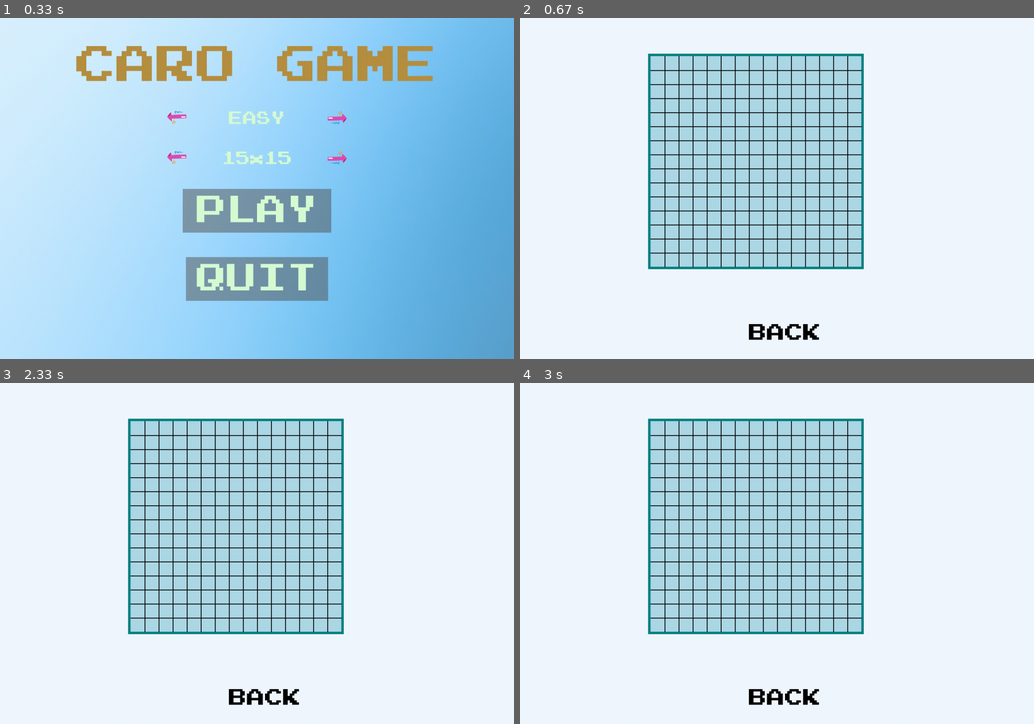
Above: before the commit, frames 1-4 (two rows, left to right).
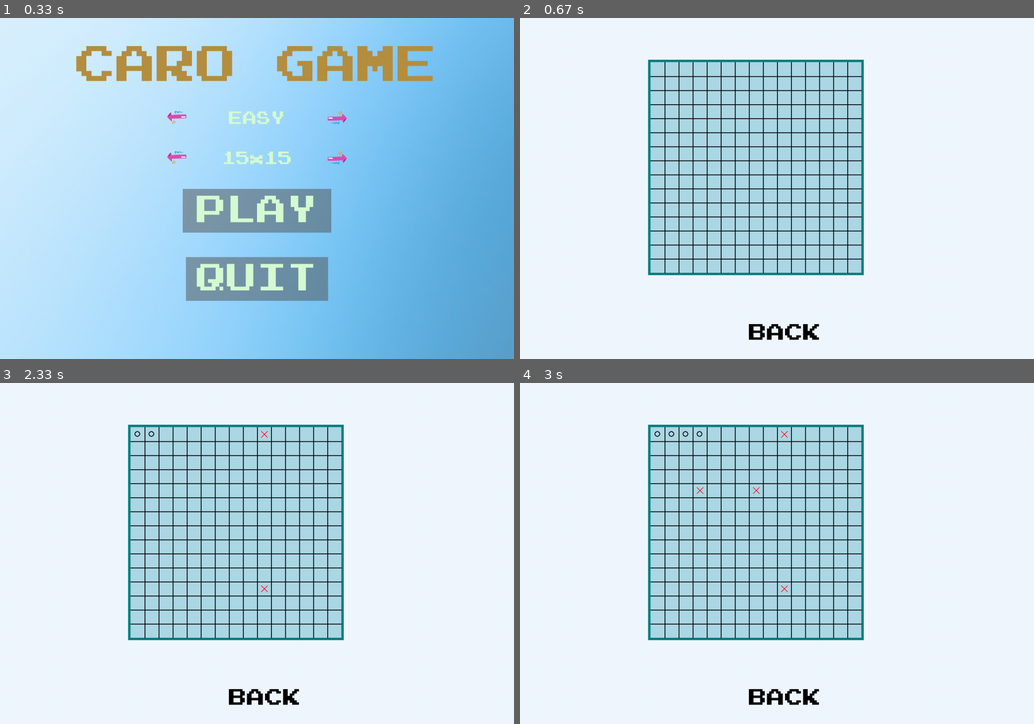
Above: after the commit, the same moments.

Repository: HuyHoang04/Caro-pygame
Game: pygame game, started from Frontend/menu/menu.py
Two runs of this game, one before a commit and one after it. Both use one fixed random seed, a clock stepped at 60 frames per second and the inputs below.
Inputs (mouse positions are in pixels of both pictures, inside the frame that each line leads up to):
- Up to frame 1 (0.33 s): no input
- Up to frame 2 (0.67 s): click (756, 202) at 0.38 s
- Up to frame 3 (2.33 s): click (257, 577) at 0.72 s; click "BACK" at 1.05 s; click (318, 584) at 1.55 s; click (267, 437) at 1.88 s; click (262, 591) at 2.22 s
- Up to frame 4 (3 s): click (761, 495) at 2.55 s; click (705, 481) at 2.88 s

Frame 1 is identical in both runs. In frame 2, 6.4% of the frame differs, in the area x 24-67%, y 10-76%; in frame 3, 6.5%; in frame 4, 6.5%.

Commit message:
Update condition checkwin

Diff:
--- /dev/null
+++ b/Frontend/menu/checkwin.py
@@ -0,0 +1,33 @@
+# game_logic.py
+from constants import *
+
+def check_winner(board, symbol):
+    size = get_board_size()
+    win_condition = 5  # Số ký tự liên tiếp cần có để thắng
+
+    # Kiểm tra các hàng
+    for row in range(size):
+        for col in range(size - win_condition + 1):
+            if all(board[row][col + i] == symbol for i in range(win_condition)):
+                return True
+
+    # Kiểm tra các cột
+    for col in range(size):
+        for row in range(size - win_condition + 1):
+            if all(board[row + i][col] == symbol for i in range(win_condition)):
+                return True
+
+    # Kiểm tra đường chéo chính (trái trên -> phải dưới)
+    for row in range(size - win_condition + 1):
+        for col in range(size - win_condition + 1):
+            if all(board[row + i][col + i] == symbol for i in range(win_condition)):
+                return True
+
+    # Kiểm tra đường chéo phụ (phải trên -> trái dưới)
+    for row in range(win_condition - 1, size):
+        for col in range(size - win_condition + 1):
+            if all(board[row - i][col + i] == symbol for i in range(win_condition)):
+                return True
+
+    # Không có ai thắng
+    return False
--- a/Frontend/menu/constants.py
+++ b/Frontend/menu/constants.py
@@ -1,5 +1,5 @@
 # constants.py
-import pygame
+import pygame, random
 
 # Khởi tạo pygame
 pygame.init()
@@ -9,7 +9,7 @@
 WIN_CONDITION = 5  # Số ký tự liên tiếp để thắng
 CELL_SIZE = 35  # Kích thước mỗi ô vuông
 WIDTH = 1280  # Đảm bảo kích thước này trùng với SCREEN trong menu.py
-HEIGHT = 820  # Đảm bảo kích thước này trùng với SCREEN trong menu.py
+HEIGHT = 850  # Đảm bảo kích thước này trùng với SCREEN trong menu.py
 WHITE = (255, 255, 255)
 BLACK = (0, 0, 0)
 RED = (255, 0, 0)
@@ -33,5 +33,20 @@
 def get_board_size():
     return N
 
+
+def get_board_position(mouse_pos):
+    x, y = mouse_pos
+    if GRID_OFFSET_X <= x < GRID_OFFSET_X + get_board_size() * CELL_SIZE and GRID_OFFSET_Y <= y < GRID_OFFSET_Y + get_board_size() * CELL_SIZE:
+        row = (y - GRID_OFFSET_Y) // CELL_SIZE
+        col = (x - GRID_OFFSET_X) // CELL_SIZE
+        return row, col
+    return None, None
+
+def get_random_empty_cell(board):
+    empty_cells = [(r, c) for r in range(get_board_size()) for c in range(get_board_size()) if board[r][c] == ""]
+    if empty_cells:
+        return random.choice(empty_cells)
+    return None, None
+
 # Gọi cập nhật lần đầu tiên
 update_grid_offset()
--- a/Frontend/menu/graphics.py
+++ b/Frontend/menu/graphics.py
@@ -1,3 +1,4 @@
+# graphics.py
 import pygame
 from constants import *
 
--- a/Frontend/menu/menu.py
+++ b/Frontend/menu/menu.py
@@ -1,42 +1,50 @@
-import pygame, sys
+# menu.py
+import pygame, sys, random
 from button import Button
 from constants import *
 from graphics import draw_grid, draw_symbols
+from checkwin import check_winner
 
+# Khởi tạo pygame
 pygame.init()
 
+# Thiết lập màn hình hiển thị
 SCREEN = pygame.display.set_mode((1280, 850))
 pygame.display.set_caption("Menu")
 
+# Tải ảnh nền
 BG = pygame.image.load("assets/Background2.jpg")
 
-def get_font(size): # Returns Press-Start-2P in the desired size
+# Hàm lấy font chữ
+def get_font(size):
     return pygame.font.Font("assets/font.ttf", size)
 
+# Thiết lập các mức độ khó và kích thước bảng
 levels = ["EASY", "MEDIUM", "HARD"]
 current_level_index = 0
 
-board_sizes = ["3x3", "10x10", "15x15", "18x18"]
-current_size_index = 2  # Default to 15x15
+board_sizes = ["8x8", "10x10", "15x15", "18x18"]
+current_size_index = 2  # Mặc định là 15x15
 
+# Hàm chính để chơi game
 def play():
     # Cập nhật kích thước bàn cờ và vị trí lưới sau khi thay đổi kích thước
     board_size = int(board_sizes[current_size_index].split('x')[0])
     set_board_size(board_size)
     update_grid_offset()  # Cập nhật vị trí lưới để căn giữa màn hình
 
+    # Khởi tạo bàn cờ trống
     board = [["" for _ in range(get_board_size())] for _ in range(get_board_size())]
+    player_turn = True  # Đánh dấu lượt của người chơi
 
     while True:
         PLAY_MOUSE_POS = pygame.mouse.get_pos()
-
         SCREEN.fill("black")
 
         # Vẽ lưới và ký hiệu với lưới đã được căn giữa
         draw_grid(SCREEN)
         draw_symbols(SCREEN, board)
 
-        # ... (các phần khác không thay đổi)
         PLAY_BACK = Button(image=None, pos=(660, 785),
                            text_input="BACK", font=get_font(45), base_color="Black", hovering_color="Red")
 
@@ -48,17 +56,44 @@
                 pygame.quit()
                 sys.exit()
             if event.type == pygame.MOUSEBUTTONDOWN:
+                # Kiểm tra nút BACK
                 if PLAY_BACK.checkForInput(PLAY_MOUSE_POS):
                     main_menu()
 
+                if player_turn:  # Chỉ cho phép đánh dấu nếu là lượt của người chơi
+                    col = (PLAY_MOUSE_POS[0] - GRID_OFFSET_X) // CELL_SIZE
+                    row = (PLAY_MOUSE_POS[1] - GRID_OFFSET_Y) // CELL_SIZE
+                    if 0 <= row < board_size and 0 <= col < board_size and board[row][col] == "":
+                        board[row][col] = "X"  # Đánh dấu của người chơi
+                        if check_winner(board, "X"):
+                            print("Player wins!")
+                            pygame.time.wait(2000)
+                            main_menu()  # Quay lại menu chính nếu người chơi thắng
+                        player_turn = False  # Chuyển sang lượt của máy
+
+        if not player_turn:  # Lượt của máy
+            # Đặt thuật toán AI đơn giản ở đây (ví dụ chỉ chọn ô trống đầu tiên tìm thấy)
+            for row in range(board_size):
+                for col in range(board_size):
+                    if board[row][col] == "":
+                        board[row][col] = "O"  # Máy đánh dấu
+                        if check_winner(board, "O"):
+                            print("AI wins!")
+                            pygame.time.wait(2000)
+                            main_menu()  # Quay lại menu chính nếu máy thắng
+                        player_turn = True  # Chuyển lại lượt cho người chơi
+                        break
+                if player_turn:
+                    break
+
         pygame.display.update()
 
+# Hàm menu chính
 def main_menu():
     global current_level_index, current_size_index
 
     while True:
         SCREEN.blit(BG, (0, 0))
-
         MENU_MOUSE_POS = pygame.mouse.get_pos()
 
         MENU_TEXT = get_font(100).render("CARO GAME", True, "#b68f40")
@@ -112,15 +147,13 @@
                     current_level_index = (current_level_index + 1) % len(levels)
                 if LEFT_ARROW_SIZE.checkForInput(MENU_MOUSE_POS):
                     current_size_index = (current_size_index - 1) % len(board_sizes)
-                    set_board_size(int(board_sizes[current_size_index].split('x')[0]))  # Cập nhật kích thước bảng
-                    update_grid_offset()  # Cập nhật lại vị trí lưới sau khi thay đổi kích thước
-
+                    set_board_size(int(board_sizes[current_size_index].split('x')[0]))
+                    update_grid_offset()
                 if RIGHT_ARROW_SIZE.checkForInput(MENU_MOUSE_POS):
                     current_size_index = (current_size_index + 1) % len(board_sizes)
-                    set_board_size(int(board_sizes[current_size_index].split('x')[0]))  # Cập nhật kích thước bảng
-                    update_grid_offset()  # Cập nhật lại vị trí lưới sau khi thay đổi kích thước
+                    set_board_size(int(board_sizes[current_size_index].split('x')[0]))
+                    update_grid_offset()
 
         pygame.display.update()
 
-
 main_menu()
